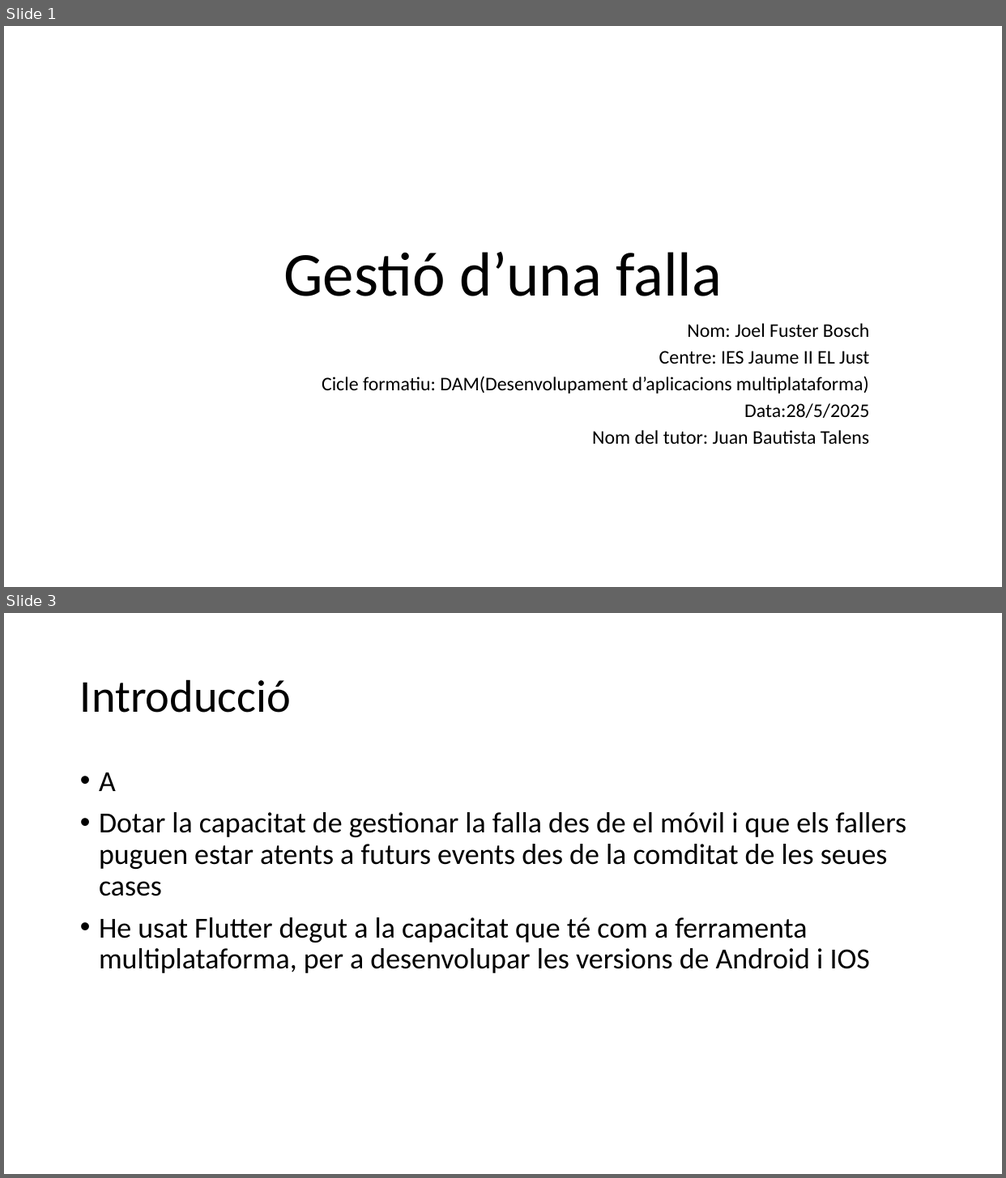
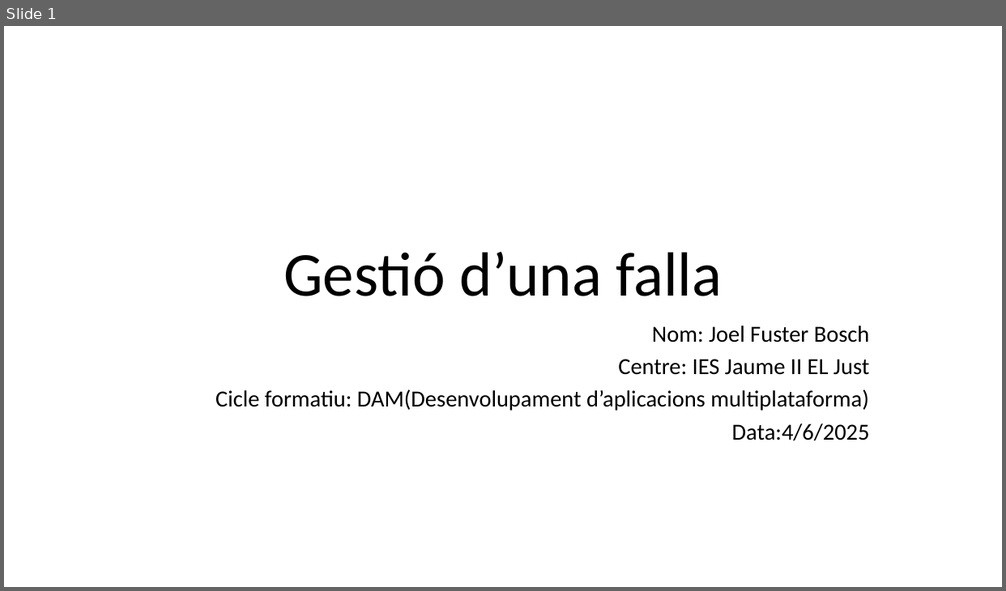
Before and after one commit to JoelFusterBosch/Projecte_Final_DAM_Gestio-_d_una_falla, a slide deck: Presentació/Gestió d’una falla.pptx. Shown one above the other, each under a label of ours: slides 1 and 3 before the commit, slide 1 after it; the slides between them are not shown. The pictures are 1006x1178 and 1006x591 pixels, drawn with LibreOffice and Linux fonts; fonts in the diff are those of the drawing. Boxes give left, top, right and bottom in pixels: in the first picture for what was removed or moved away, otherwise in the second. Text is boxed around its words. In the diff, an @@ line names an element or a change of style, - is before the commit and + after.

Commit message:
Acabada la memòria+xicotetes modificacions a algunes pantalles i funcions de Flutter

```diff
--- a/Presentació/Gestió d’una falla.pptx
+++ b/Presentació/Gestió d’una falla.pptx
@@ slide 3 removed at (4,613,1002,1174), background #FFFFFF @@
@@ title removed at (80,679,291,713) @@
-Introducció
@@ text removed at (99,773,907,973) @@
-• A
-• Dotar la capacitat de gestionar la falla des de el móvil i que els fallers puguen estar atents a futurs events des de la comditat de les seues cases
-• He usat Flutter degut a la capacitat que té com a ferramenta multiplataforma, per a desenvolupar les versions de Android i IOS
@@ slide 1 changed as well @@
@@ subtitle at (215,326,870,411): size 18.6 to 22.2 pt in "Nom: Joel Fuster Bosch", "Centre: IES Jaume II EL Just", "Cicle formatiu: DAM(Desenvolupament d’aplicacions multiplata ..."; line spacing 0.7 to 0.8 @@
@@ subtitle at (732,424,870,442): text changed; size 18.6 to 22.2 pt @@
-Data:28/5/2025
-Nom del tutor: Juan Bautista Talens
+Data:4/6/2025
```
Also in this commit, not shown: 3 other slides changed, 9 slides added, 2 other slides removed, 11 other files.
